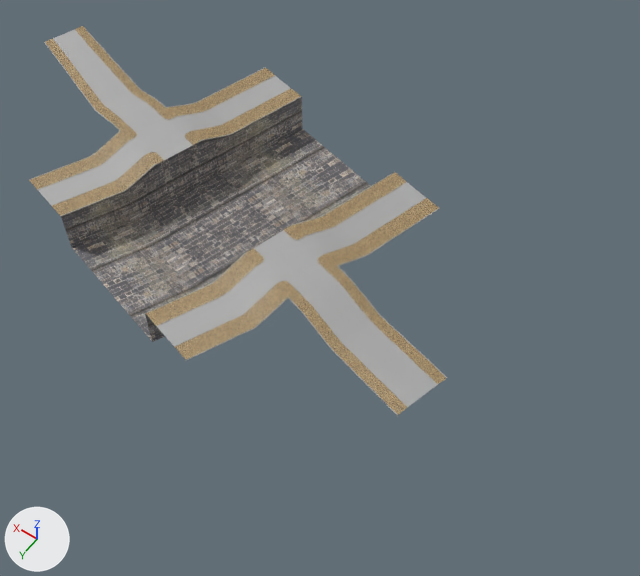
The FBX model Assets/05_Models/Exterior/CanaleThird.fbx: old version first, new version second.
Camera for both pictures: a 50 mm camera at (35.0, 138.0, 140.1) aimed at (103.5, 42.1, -10.6). Every picture has the same lights, and +X, +Y and +Z are marked at lower left. Where no turn or scale is listed for an object, it has been applied to the vertices.

The first picture shows 'CanaleThird'.
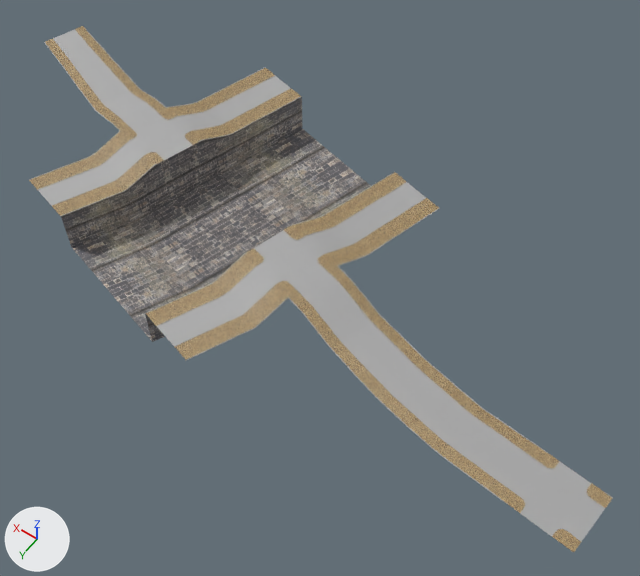
Where the change shows, as pixel boxes [x1, y1, x2, y2] in the pictures (640 x 576 px; the box of a moved part takes in the faces that stretch with it):
'CanaleThird', reshaped (40% wider, 35% taller)
    before: [29, 26, 447, 416]
    after: [29, 26, 613, 552]
part 1 of me_scene_005, added
    after: [585, 483, 605, 509]
part 2 of me_scene_005, added
    after: [508, 458, 605, 541]
part 3 of me_scene_005, added
    after: [532, 448, 559, 469]
part 4 of me_scene_005, added
    after: [499, 488, 525, 513]
part 5 of me_scene_005, added
    after: [587, 483, 612, 508]
part 6 of me_scene_005, added
    after: [552, 529, 581, 552]
part 7 of me_scene_005, moved or reshaped
    before: [334, 291, 447, 416]
    after: [334, 292, 613, 513]

Diff of the bpy script that builds the scene:
```diff
--- a/Assets/05_Models/Exterior/CanaleThird.fbx.py
+++ b/Assets/05_Models/Exterior/CanaleThird.fbx.py
@@ me_scene_005 @@
 # used by ob_canalethird; location = (128.8, 42.6, -5.2)
-me_scene_005.from_pydata(...)  # 4152 vertices, 5822 faces; spans x -61.7..72.6, y -41.7..35.3, z -4.0..8.8
+me_scene_005.from_pydata(...)  # 4459 vertices, 6209 faces; spans x -96.5..72.6, y -41.7..35.3, z -4.0..8.8
+# me_scene_005 part 1: a new loose piece of 65 vertices spanning x -96.3..-92.1, y 14.2..17.2, z 5.9..6.1, in mat_floor_sidewalk (its picture is missing)
+# me_scene_005 part 2: a new loose piece of 43 vertices spanning x -96.2..-81.2, y 13.6..26.6, z 5.9, in mat_road (its picture is missing)
+# me_scene_005 part 3: a new loose piece of 16 vertices spanning x -86.3..-81.9, y 13.2..16.0, z 6.0..6.1, in mat_cobbleswalkaway (picture img_cobbleswalkway_b_jpg)
+# me_scene_005 part 4: a new loose piece of 15 vertices spanning x -85.2..-81.0, y 23.2..26.1, z 6.0, in mat_cobbleswalkaway (picture img_cobbleswalkway_b_jpg)
+# me_scene_005 part 5: a new loose piece of 15 vertices spanning x -96.5..-92.2, y 14.2..17.1, z 6.0..6.1, in mat_cobbleswalkaway (picture img_cobbleswalkway_b_jpg)
+# me_scene_005 part 6: a new loose piece of 15 vertices spanning x -95.5..-91.1, y 24.2..27.0, z 6.0, in mat_cobbleswalkaway (picture img_cobbleswalkway_b_jpg)
+# me_scene_005 part 7: 177 vertices moved from x -59.4..-37.4, y 6.1..19.4, z 5.8..7.8 to x -83.9..-38.7, y 6.4..22.9, z 5.8..7.5; 179 vertices removed from x -61.7..-37.4, y 6.1..22.1, z 5.7..7.8; 251 vertices added at x -96.5..-38.7, y 6.4..26.1, z 5.7..7.5
 me_scene_005.materials.append(mat_brickolddirty)
```
